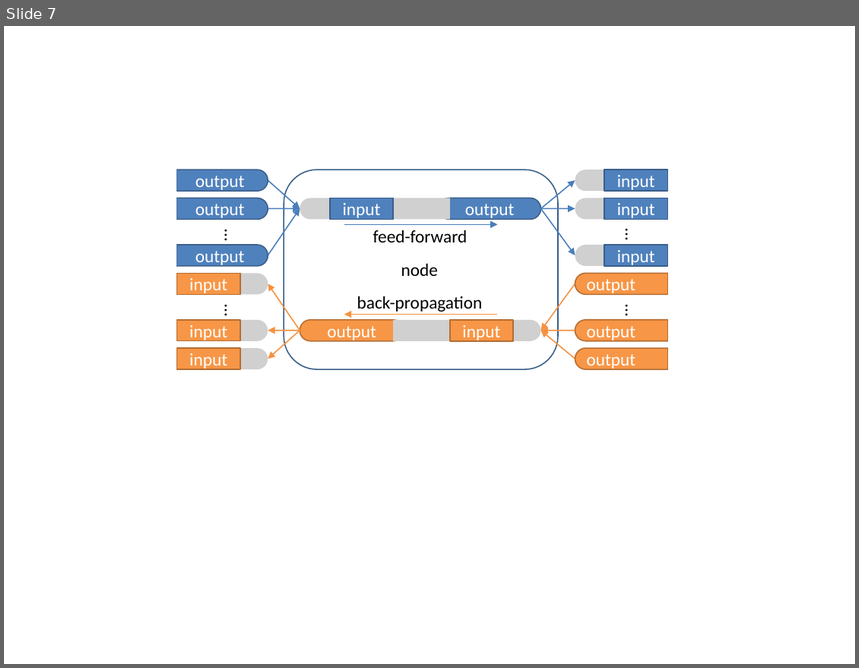
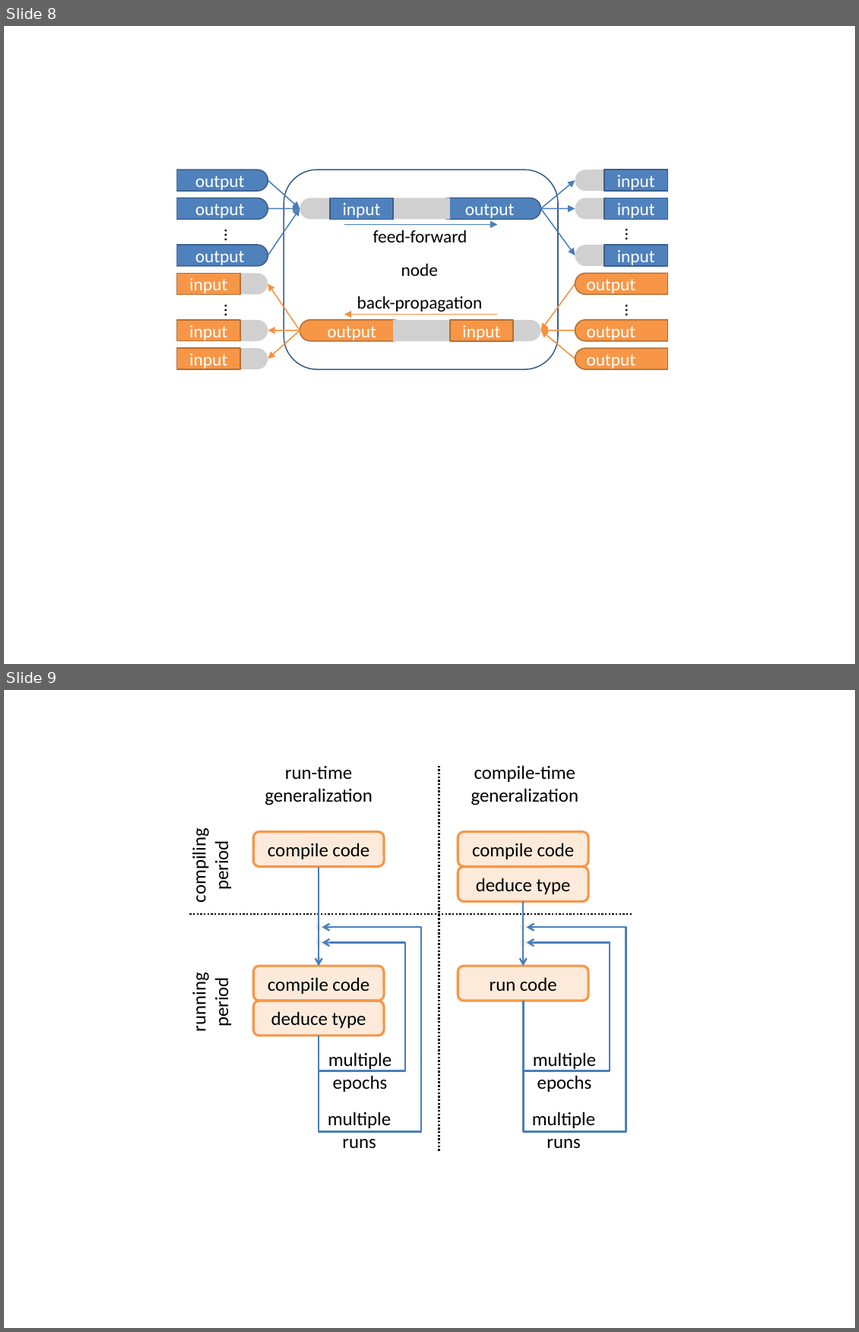
Before and after one commit to wenduow/BeefNet, a slide deck: trunk/pic/pic.pptx. Shown one above the other, each under a label of ours: slide 7 before the commit, slides 8 and 9 after it. The pictures are 859x668 and 859x1332 pixels, drawn with LibreOffice and Linux fonts; fonts in the diff are those of the drawing; grey boxes stand for pictures. Boxes give left, top, right and bottom in pixels: in the first picture for what was removed or moved away, otherwise in the second. Text is boxed around its words. In the diff, an @@ line names an element or a change of style, - is before the commit and + after.

```diff
--- a/trunk/pic/pic.pptx
+++ b/trunk/pic/pic.pptx
@@ slide 9 added at [4,690,855,1328], background #FFFFFF @@
@@ group added at [188,765,633,1151]: 8 texts, 6 rounded rectangles, 6 lines, 4 elbow arrows, 4 ellipses, 2 arrows @@
+compile code
+compile-time
+generalization
+run-time
+generalization
+compiling
+period
+running
+period
+compile code
+deduce type
+run code
+compile code
+deduce type
+multiple
+epochs
+multiple
+runs
+multiple
+epochs
+multiple
+runs
@@ what was slide 7 is now slide 8 @@
```
Also in this commit, not shown: 2 other slides added, 1 slide removed, 29 other files.
